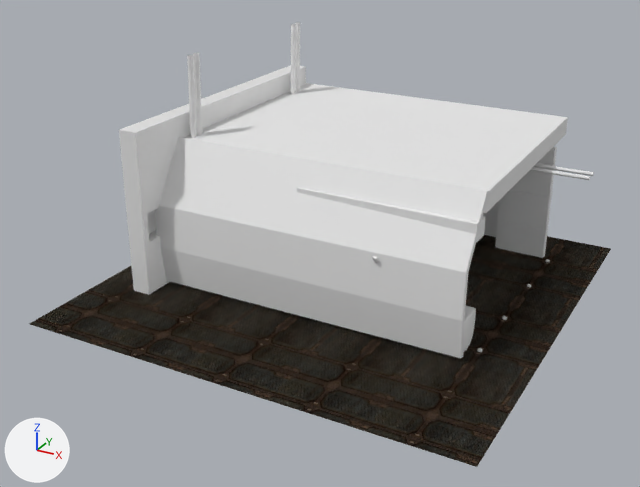
The Blender file camarote.blend, before and after one commit.
Camera for both pictures: a 50 mm lens placed at (13.6, -26.6, 15.0), pointed at (-1.1, 0.0, 1.7). Every picture has the same lights, and +X, +Y and +Z are marked at lower left.
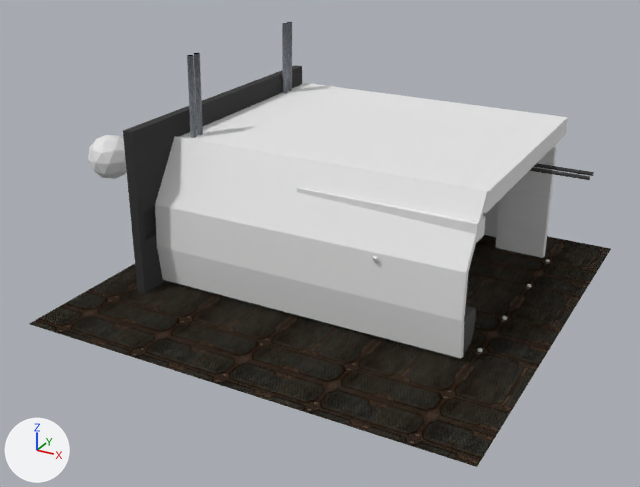
Where the change shows, as pixel boxes (x1, y1, x2, y2) in the pictures (640 x 487 px):
'Cube.007', recoloured, rescaled (grey to black): before (119, 65, 306, 295); after (123, 65, 302, 293)
'Icosphere', added: after (88, 135, 127, 179)
'Cylinder.066', recoloured, surface changed, moved: before (291, 24, 296, 94); after (282, 23, 288, 93)
'Cylinder.067', recoloured, moved: before (295, 22, 300, 92); after (287, 22, 292, 91)
'Cylinder.093', recoloured, moved: before (193, 53, 202, 135); after (194, 53, 203, 135)
'Cylinder.092', recoloured: (187, 55, 197, 138) in both
'Cube.002', recoloured (grey to black): (463, 305, 476, 352) in both
'Cylinder.034', recoloured (white to black): (529, 167, 590, 180) in both
'Cylinder.035', recoloured (white to black): (533, 163, 594, 176) in both

Patch to the scene script:
```diff
--- a/camarote.blend.py
+++ b/camarote.blend.py
@@ mat_material @@
+mat_material = bpy.data.materials.new('Material')
+# nodes: BsdfAnisotropic, BsdfDiffuse, MixShader, OutputMaterial
+# colours: black #181818
@@ me_cube_008 @@
 me_cube_008.from_pydata(...)  # 80 vertices, 78 faces; spans x -4.39..1.0, y -1.0..1.0, z -1.0..1.0
+me_cube_008.materials.append(mat_material)
@@ me_cube_003 @@
 me_cube_003.from_pydata(...)  # 48 vertices, 46 faces; spans x -1.87..1.0, y -1.0..1.0, z -1.0..1.0
+me_cube_003.materials.append(mat_material_034)  # dark grey #595959
@@ me_cylinder_034 @@
 me_cylinder_034.from_pydata(...)  # 480 vertices, 450 faces; spans x -1.33..1.33, y -1.33..1.33, z -5.27..2.38
+me_cylinder_034.materials.append(mat_material_010)  # dark grey #464645
@@ me_cylinder_035 @@
 me_cylinder_035.from_pydata(...)  # 480 vertices, 450 faces; spans x -1.33..1.33, y -1.33..1.33, z -5.27..2.38
+me_cylinder_035.materials.append(mat_material_011)  # black #444444
@@ me_cylinder_066 @@
 me_cylinder_066.from_pydata(...)  # 576 vertices, 546 faces; spans x -1.5..1.5, y -1.5..1.5, z -6.0..2.38
 # used by ob_cylinder_066; location = (-5.54, 5.62, 2.56); rotation_euler = (3.133, -0.0164, -1.571), in degrees (180, -0.9, -90); scale = (0.0805, 0.0687, 0.998)
+# me_cylinder_066 part 1: texture (UV) coordinates changed
+me_cylinder_066.materials.append(mat_material_008)  # picture img_metal_texture_7__thumb_jpg_003
@@ me_cylinder_068 @@
 me_cylinder_068.from_pydata(...)  # 576 vertices, 546 faces; spans x -1.5..1.5, y -1.5..1.5, z -6.0..2.38
+me_cylinder_068.materials.append(mat_material_007)  # picture img_metal_texture_7__thumb_jpg_002
@@ me_cylinder_094 @@
 me_cylinder_094.from_pydata(...)  # 576 vertices, 546 faces; spans x -1.5..1.5, y -1.5..1.5, z -6.0..2.38
+me_cylinder_094.materials.append(mat_material_005)  # picture img_metal_texture_7__thumb_jpg
@@ me_cylinder_095 @@
 me_cylinder_095.from_pydata(...)  # 576 vertices, 546 faces; spans x -1.5..1.5, y -1.5..1.5, z -6.0..2.38
+me_cylinder_095.materials.append(mat_material_006)  # picture img_metal_texture_7__thumb_jpg_001
@@ ob_cube_007 @@
 ob_cube_007.location = (-6.17, 1.5, 2.44)
-ob_cube_007.scale = (-0.354, -5.8, -3.99)
+ob_cube_007.scale = (-0.176, -5.8, -3.99)
@@ ob_cylinder_066 @@
 ob_cylinder_066 = bpy.data.objects.new('Cylinder.066', me_cylinder_066)
-ob_cylinder_066.location = (-5.54, 5.62, 2.56)
+ob_cylinder_066.location = (-5.92, 5.58, 2.56)
 ob_cylinder_066.rotation_euler = (3.133, -0.0164, -1.571)  # degrees (180, -0.9, -90)
@@ ob_cylinder_067 @@
 ob_cylinder_067 = bpy.data.objects.new('Cylinder.067', me_cylinder_068)
-ob_cylinder_067.location = (-5.54, 5.98, 2.56)
+ob_cylinder_067.location = (-5.92, 5.96, 2.56)
 ob_cylinder_067.rotation_euler = (3.133, -0.0164, -1.571)  # degrees (180, -0.9, -90)
@@ ob_cylinder_093 @@
 ob_cylinder_093 = bpy.data.objects.new('Cylinder.093', me_cylinder_095)
-ob_cylinder_093.location = (-5.54, -1.18, 2.56)
+ob_cylinder_093.location = (-5.54, -1.16, 2.56)
 ob_cylinder_093.rotation_euler = (3.133, -0.0164, -1.571)  # degrees (180, -0.9, -90)
@@ ob_icosphere @@
+ob_icosphere = bpy.data.objects.new('Icosphere', me_icosphere)  # an icosphere of 80 faces spanning x -0.95..0.95, y -1.0..1.0, z -1.0..1.0
+ob_icosphere.location = (-12.54, 1.71, 2.8)
```
